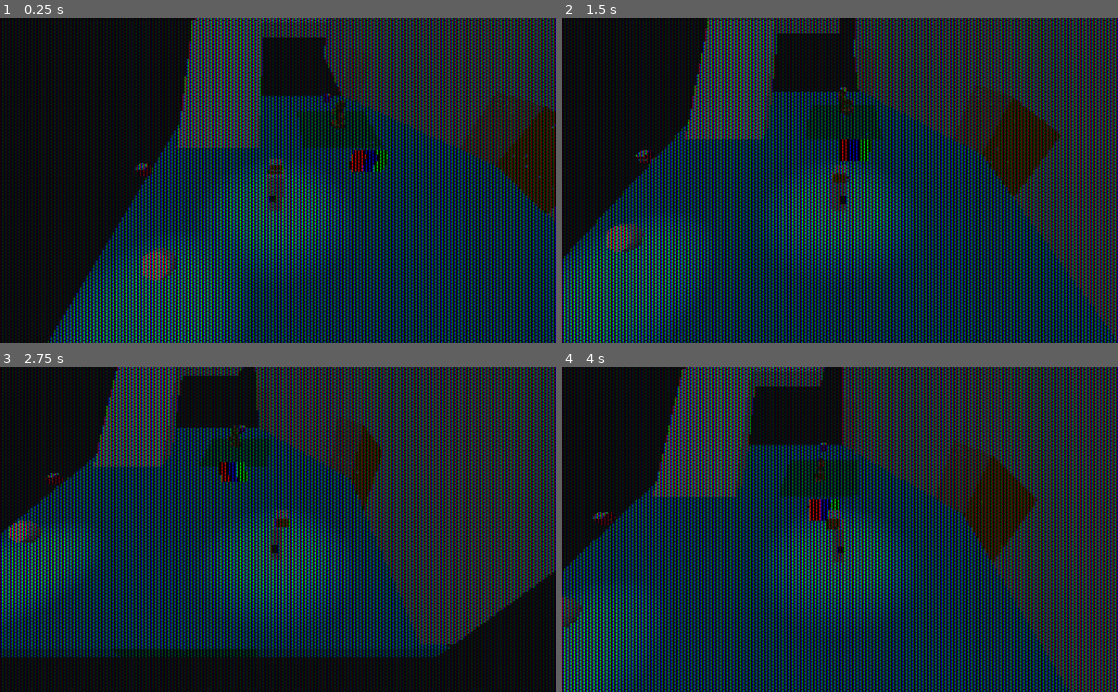
Above: before the commit, frames 1-4 (two rows, left to right).
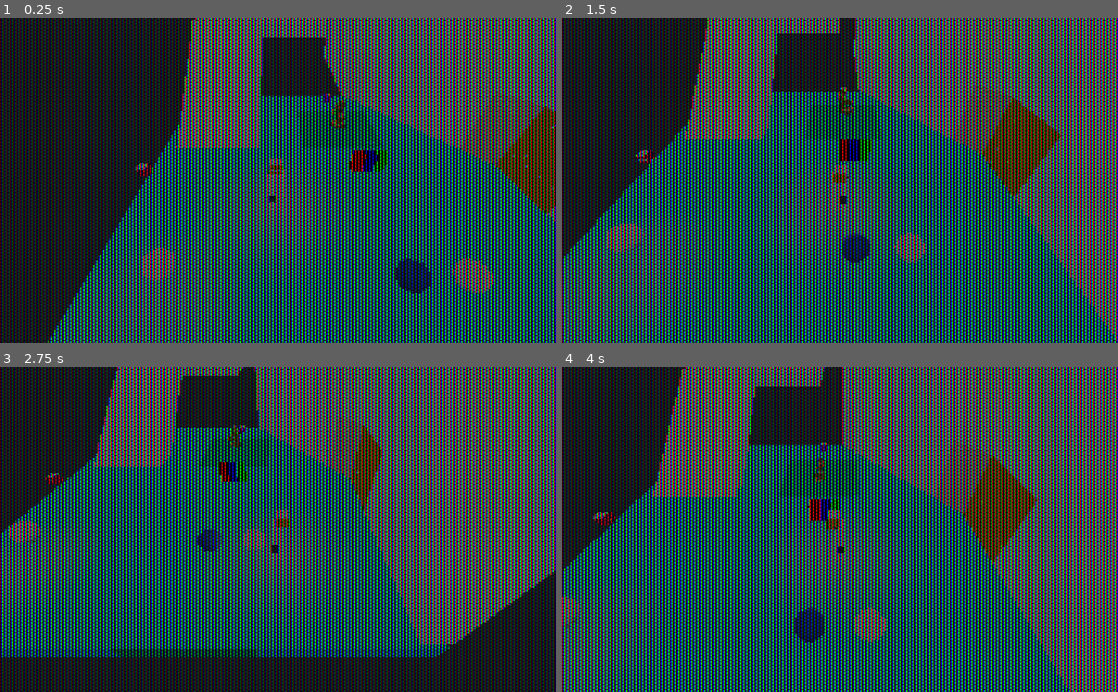
Above: after the commit, the same moments.

Repository: DavidMedin/godot_adventure
Game: Godot game, scene res://main.tscn
The game is run twice, just before and just after one commit, with the same random seed, the same clock (stepped at 60 frames per second) and the same inputs.
Inputs:
- Up to frame 1 (0.25 s): no input
- Up to frame 2 (1.5 s): tap Enter at 0.5 s; hold D (move_right) 0.53-1.28 s; hold S (move_down) from 1.28 s (still down)
- Up to frame 3 (2.75 s): release S (move_down) at 2.03 s; hold D (move_right) from 2.03 s (still down)
- Up to frame 4 (4 s): release D (move_right) at 2.78 s; hold W (move_up) 2.78-3.53 s; hold A (move_left) from 3.53 s (still down)

The runs differ from the first frame. In frame 1, 77% of the frame differs, in the area x 0-100%, y 0-100%; in frame 2, 80%; in frame 3, 80%; in frame 4, 81%.

Commit message:
eye bleeding crt shader

Diff:
--- a/crt.gdshader
+++ b/crt.gdshader
@@ -1,6 +1,7 @@
 shader_type canvas_item;
 
 uniform float r_offset;
+uniform float extra;
 
 float rand(vec2 co){
     return fract(sin(dot(co, vec2(12.9898, 78.233))) * 43758.5453);
@@ -19,6 +20,7 @@
     float pix_num = (screen_width/3.0) * 0.5;
 
     vec3 col = texture(TEXTURE,UV).xyz;
+	vec4 origin_col = texture(TEXTURE,UV);
     col.x = texture(TEXTURE,UV + vec2((r_offset*2.0)/screen_width,0)).x;
 	float PI = 3.1415;
 
@@ -49,9 +51,11 @@
         b_cos = 0.0;
     }
     float rng = 1.0;//rand(UV.xy);
-    float r_str = rng * r_cos;
-    float g_str = rng * g_cos;
-    float b_str = rng * b_cos;
+	float brightness = (origin_col.x + origin_col.y + origin_col.z) / 3.0;
+	float rgb_bright = r_cos + g_cos + b_cos;
+    float r_str = (rng * r_cos) + brightness * r_cos/brightness;
+    float g_str = (rng * g_cos) + brightness * g_cos/brightness;
+    float b_str = (rng * b_cos) + brightness * b_cos/brightness;
 
 
     // apply black bands
@@ -59,5 +63,7 @@
 
     col = vec3(col.x*r_str,col.y*g_str,col.z*b_str);
     COLOR.xyz = col;
-    //COLOR = texture(TEXTURE,UV);
+    vec3 color = col;
+	//float brightness = (color.x + color.y + color.z) / 3.0;
+	//COLOR = origin_col;
 }
--- a/main.tscn
+++ b/main.tscn
@@ -22,6 +22,7 @@
 [sub_resource type="ShaderMaterial" id=25]
 shader = ExtResource( 10 )
 shader_param/r_offset = null
+shader_param/extra = null
 
 [sub_resource type="SphereMesh" id=26]
 
@@ -158,6 +159,14 @@
 refraction_scale = 0.05
 refraction_texture_channel = 0
 
+[sub_resource type="SphereMesh" id=38]
+
+[sub_resource type="SpatialMaterial" id=39]
+albedo_color = Color( 0.0980392, 0.243137, 0.509804, 1 )
+
+[sub_resource type="SphereMesh" id=40]
+material = SubResource( 39 )
+
 [node name="Spatial" type="Spatial"]
 
 [node name="blur" type="ViewportContainer" parent="."]
@@ -178,6 +187,7 @@
 margin_bottom = 600.0
 stretch = true
 script = ExtResource( 12 )
+extra = 0.505
 
 [node name="Viewport" type="Viewport" parent="crt"]
 size = Vector2( 256, 150 )
@@ -319,6 +329,14 @@
 mesh = ExtResource( 15 )
 material/0 = SubResource( 1 )
 
+[node name="MeshInstance2" type="MeshInstance" parent="crt/Viewport"]
+transform = Transform( 1, 0, 0, 0, 1, 0, 0, 0, 1, -4.42786, 0, -11.5613 )
+mesh = SubResource( 38 )
+
+[node name="MeshInstance3" type="MeshInstance" parent="crt/Viewport"]
+transform = Transform( 1, 0, 0, 0, 1, 0, 0, 0, 1, -0.605119, 0, -11.5613 )
+mesh = SubResource( 40 )
+
 [node name="inv" type="Node" parent="."]
 unique_name_in_owner = true
 script = ExtResource( 14 )
--- a/scripts/crt.gd
+++ b/scripts/crt.gd
@@ -5,13 +5,20 @@
 # var a = 2
 # var b = "text"
 export var r_offset = 0.0 setget r_set
+export var extra = 0.0 setget extra_set
 
 func r_set(val):
 	r_offset = val
 	material.set_shader_param("r_offset",r_offset)
+
+func extra_set(val):
+	extra = val
+	material.set_shader_param("extra",extra)
+
 # Called when the node enters the scene tree for the first time.
 func _ready():
 	material.set_shader_param("r_offset",r_offset)
+	material.set_shader_param("extra",extra)
 
 
 # Called every frame. 'delta' is the elapsed time since the previous frame.
Not shown: 1 places in main.tscn that only renumber resources
